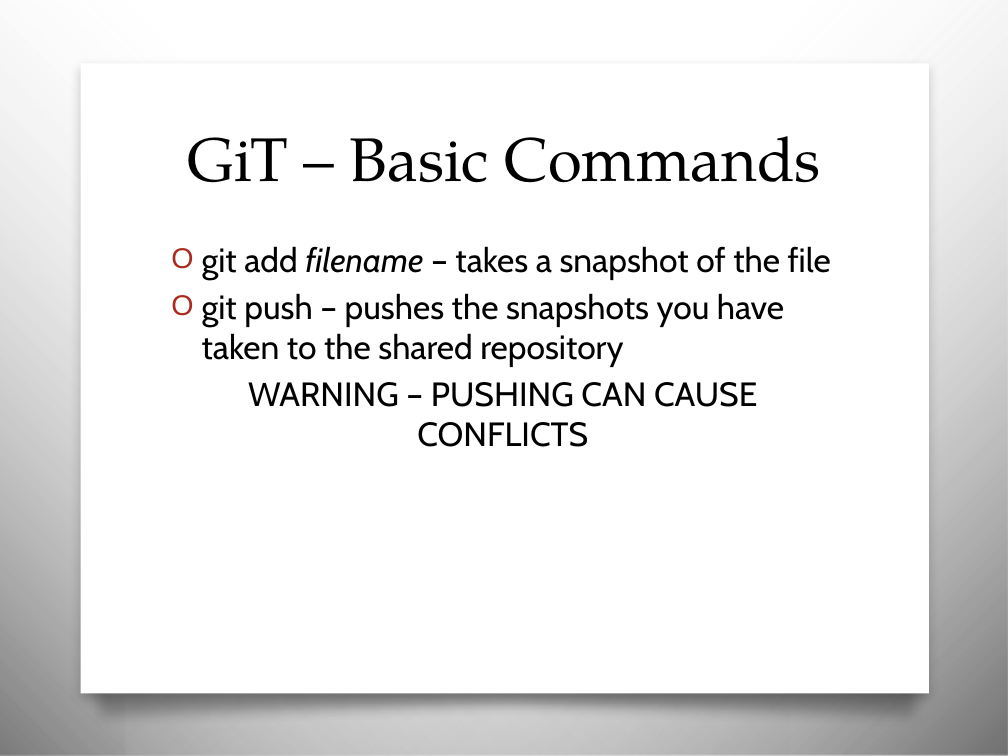
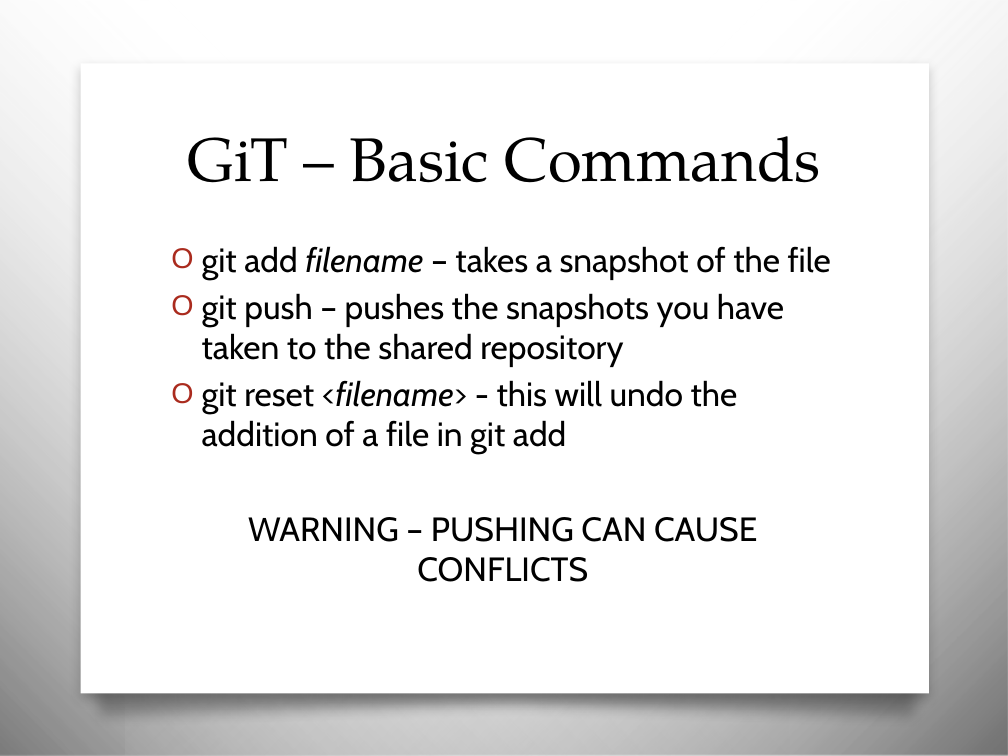
Before and after one commit to JCMander/PortalPower, a slide deck: slide 5 of Git/Git Slides.pptx. Drawn at 1008x756 pixels with LibreOffice and Linux fonts; fonts in the diff are those of the drawing; background and template pictures are left out. Boxes give left, top, right and bottom in pixels: in the first picture for what was removed or moved away, otherwise in the second. Text is boxed around its words. In the diff, an @@ line names an element or a change of style, - is before the commit and + after.

```diff
--- a/Git/Git Slides.pptx
+++ b/Git/Git Slides.pptx
@@ text at [202,380,738,455]: paragraph added @@
+O git reset <filename> - this will undo the addition of a file in git add
```
Also in this commit, not shown: 1 slide added.
